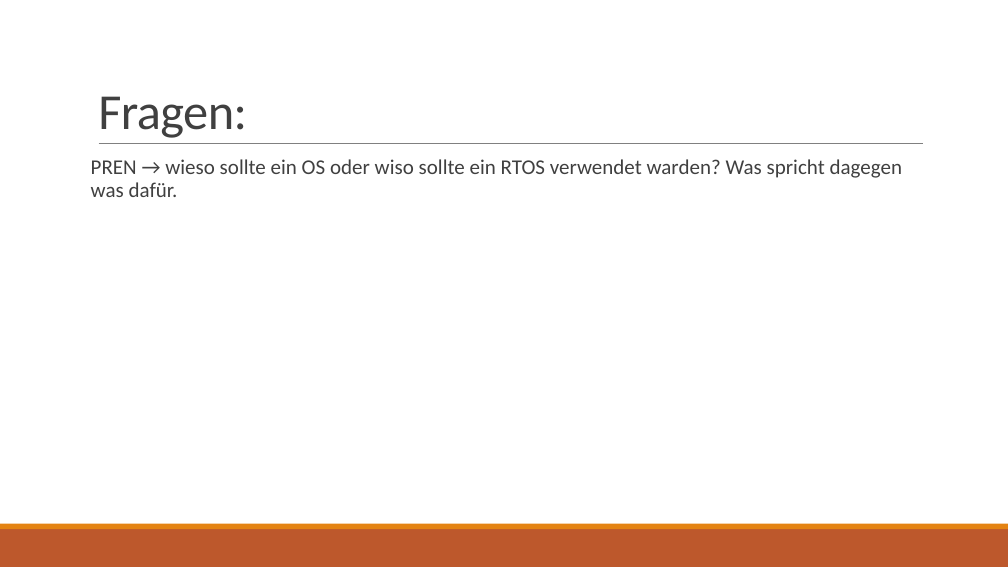
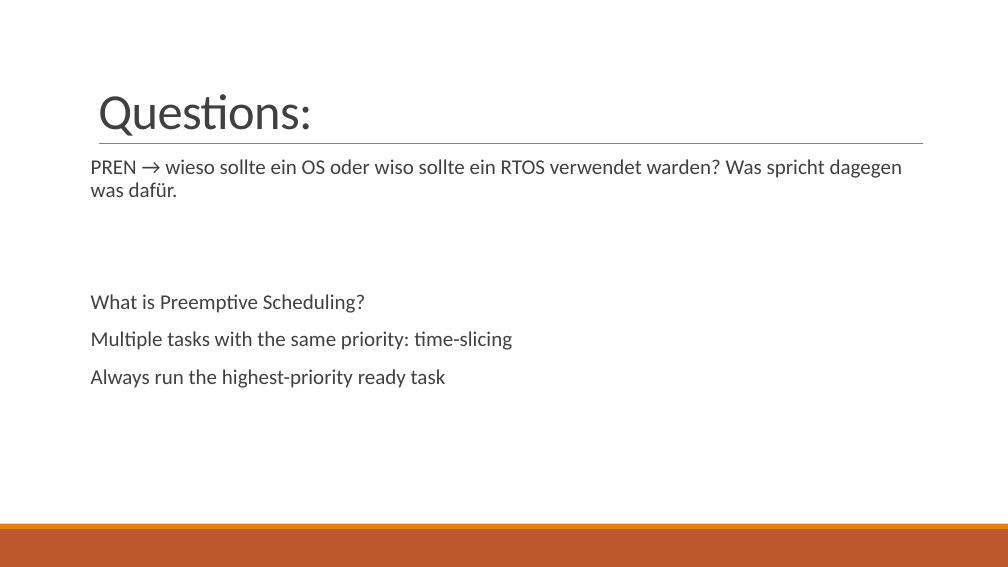
Before and after one commit to tfineich/INTRO_Projekt, a slide deck: slide 18 of Recap_SW5_Ineichen_Stecher.pptx (slide 16 before the commit). Drawn at 1008x567 pixels with LibreOffice and Linux fonts; fonts in the diff are those of the drawing. Boxes give left, top, right and bottom in pixels: in the first picture for what was removed or moved away, otherwise in the second. Text is boxed around its words. In the diff, an @@ line names an element or a change of style, - is before the commit and + after.

Commit message:
recap: added some slides and questions

```diff
--- a/Recap_SW5_Ineichen_Stecher.pptx
+++ b/Recap_SW5_Ineichen_Stecher.pptx
@@ title at [98, 94, 312, 136]: text changed @@
-Fragen:
+Questions:
@@ text at [91, 294, 512, 388]: paragraphs added @@
+What is Preemptive Scheduling?
+Multiple tasks with the same priority: time-slicing
+Always run the highest-priority ready task
```
Also in this commit, not shown: 1 other slide changed, 3 slides added.
